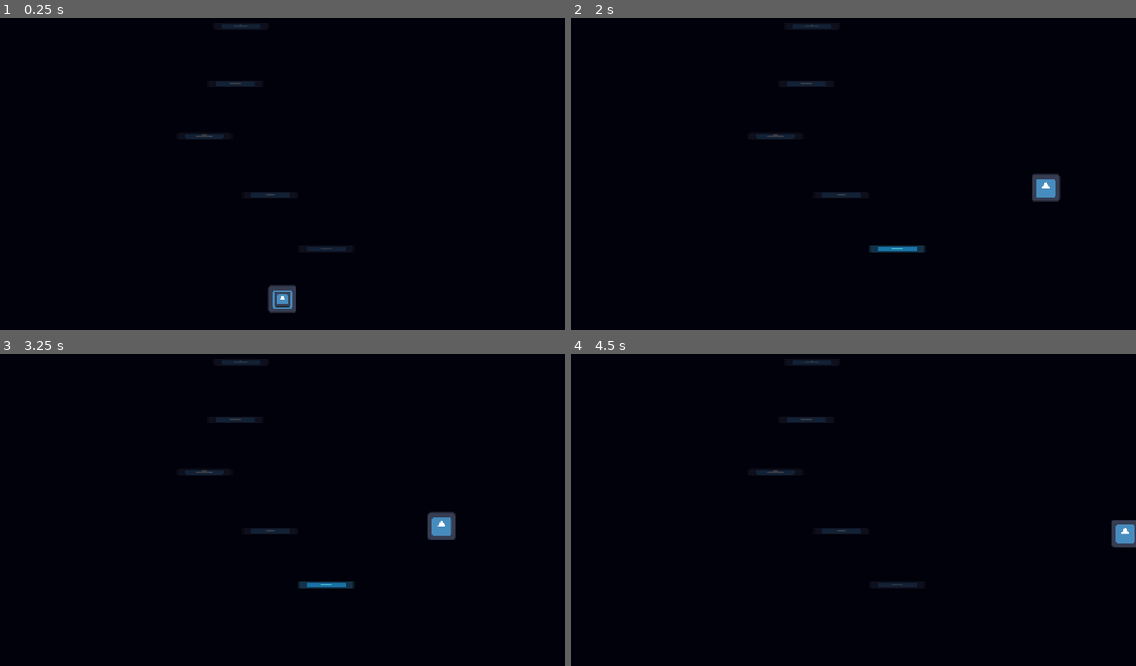
Above: before the commit, frames 1-4 (two rows, left to right).
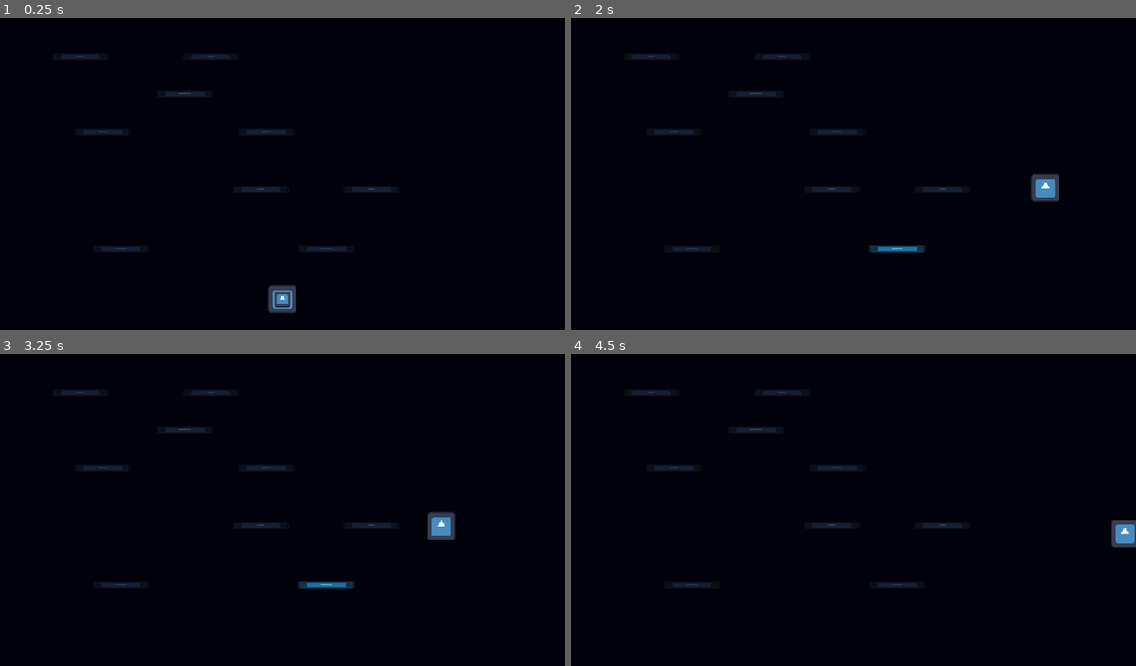
Above: after the commit, the same moments.

Repository: NikhilKshub/cave-game
Game: Godot game, scene res://scenes/game.tscn
Two runs of this game, one before a commit and one after it. Both use one fixed random seed, a clock stepped at 60 frames per second and the inputs below. The engine's default icon, where the game draws it, is replaced by a stand-in: a white triangle on a blue panel in a dark square.
Inputs:
- Up to frame 1 (0.25 s): no input
- Up to frame 2 (2 s): hold Right (move_right) from 0.53 s (still down)
- Up to frame 3 (3.25 s): release Right (move_right) at 2.03 s; hold Left (move_left) 2.03-2.78 s; hold Right (move_right) from 2.78 s (still down)
- Up to frame 4 (4.5 s): release Right (move_right) at 4.28 s; hold Left (move_left) from 4.28 s (still down)

The runs differ from the first frame. In frame 1, 1.2% of the frame differs, in the area x 10-70%, y 2-75%; in frame 2, 1.2%, in the area x 10-87%, y 2-75%; in frame 3, 1.2%; in frame 4, 1.2%.

Commit message:
fixed issue of platform position

Diff:
--- a/scripts/game.gd
+++ b/scripts/game.gd
@@ -7,25 +7,37 @@
 var min_gap = 80
 var max_gap = 170
 var max_step = 200
+var extra_chance = 0.5
 @onready var camera = $Camera2D
 @onready var player = $player
 
+
+func add_platform(x, y):
+	var new_platform = platform_scene.instantiate()
+	new_platform.position = Vector2(x, y)
+	add_child(new_platform)
+
+
 func make_platform():
-	var new_platform = platform_scene.instantiate()
 	var new_y = top_y - randf_range(min_gap, max_gap)
-	var new_x = last_x + randf_range(-max_step, max_step)
-	new_x = clampf(new_x, 64, 1216)
-	new_platform.position = Vector2(new_x, new_y)
-	add_child(new_platform)
+	var left_limit = max(64, last_x - max_step)
+	var right_limit = min(1216, last_x + max_step)
+	var new_x = randf_range(left_limit, right_limit)
+	add_platform(new_x, new_y)
 	top_y = new_y
 	last_x = new_x
+
+	if randf() < extra_chance:
+		var extra_x = randf_range(64, 1216)
+		if abs(extra_x - new_x) > 250:
+			add_platform(extra_x, new_y)
 
 func make_ring():
 	var new_ring = ring_scene.instantiate()
 	new_ring.position = player.position
 	add_child(new_ring)
 
-func _process(delta):
+func _process(_delta):
 	while top_y > camera.position.y - 600:
 		make_platform()
 
